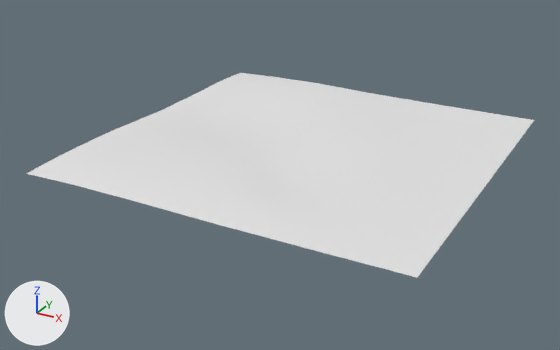
A saved change to the glTF model src/models/ground.gltf.
One viewpoint serves both versions: a camera (50 mm lens) standing at (335.0, -657.0, 289.0) and looking at (-14.0, -22.0, -28.0). Every picture has the same lights, and +X, +Y and +Z are marked at lower left. Where no turn or scale is listed for an object, it has been applied to the vertices.

The scene before the commit, as lines of its bpy script (objects in view):
```python
me_mesh = bpy.data.meshes.new('Mesh')
me_mesh.from_pydata(...)  # 2609 vertices, 5006 faces; spans x -191.0..190.0, y -191.0..191.0, z -2.0..6.0
ob_morph_tag = bpy.data.objects.new('Morph_Tag', me_mesh)
ob_morph_tag.location = (0.0, 0.0, 0.0)
```
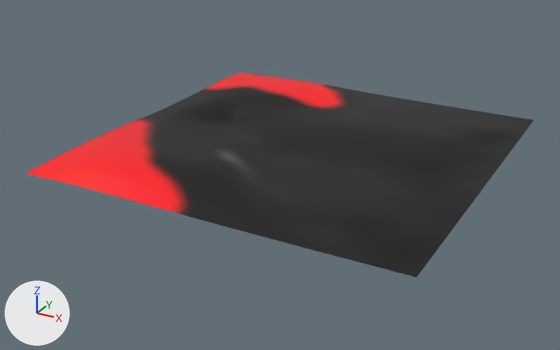
Pixel boxes (x1, y1, x2, y2) of what changed, in the pictures (560 x 350 px):
'Morph_Tag', reshaped, moved
    both: (26, 73, 534, 277)
part 1 of me_mesh, recoloured (white to black)
    both: (26, 73, 534, 277)

The change, as a diff of the scene's bpy script:
```diff
--- a/src/models/ground.gltf.py
+++ b/src/models/ground.gltf.py
@@ mat_defaultmaterial @@
+mat_defaultmaterial = bpy.data.materials.new('DefaultMaterial')
+mat_defaultmaterial.use_nodes = True; mat_defaultmaterial.node_tree.nodes.clear()
+_N = mat_defaultmaterial.node_tree.nodes; _L = mat_defaultmaterial.node_tree.links
+n0 = _N.new('ShaderNodeOutputMaterial'); n0.name = 'Material Output'
+n1 = _N.new('ShaderNodeBsdfPrincipled'); n1.name = 'Principled BSDF'
+n2 = _N.new('ShaderNodeVertexColor'); n2.name = 'Color Attribute'
+_L.new(n1.outputs[0], n0.inputs[0])  # 'BSDF' to 'Surface'
+_L.new(n2.outputs[0], n1.inputs[0])  # 'Color' to 'Base Color'
@@ me_mesh @@
 # used by ob_morph_tag; location = (0.0, 0.0, 0.0)
-me_mesh.from_pydata(...)  # 2609 vertices, 5006 faces; spans x -191.0..190.0, y -191.0..191.0, z -2.0..6.0
+me_mesh.from_pydata(...)  # 2601 vertices, 5000 faces; spans x -191.0..190.0, y -191.0..191.0, z -2.0..6.0
+# me_mesh part 1: 5000 faces spanning x -191.0..190.0, y -191.0..191.0, z -2.0..6.0 switch from no material to mat_defaultmaterial
+# me_mesh part 2: the surface is now shaded smooth
@@ ob_morph_tag @@
 ob_morph_tag = bpy.data.objects.new('Morph_Tag', me_mesh)
-ob_morph_tag.location = (0.0, 0.0, 0.0)
+ob_morph_tag.location = (-0.5, 0.0, 0.0)
```
